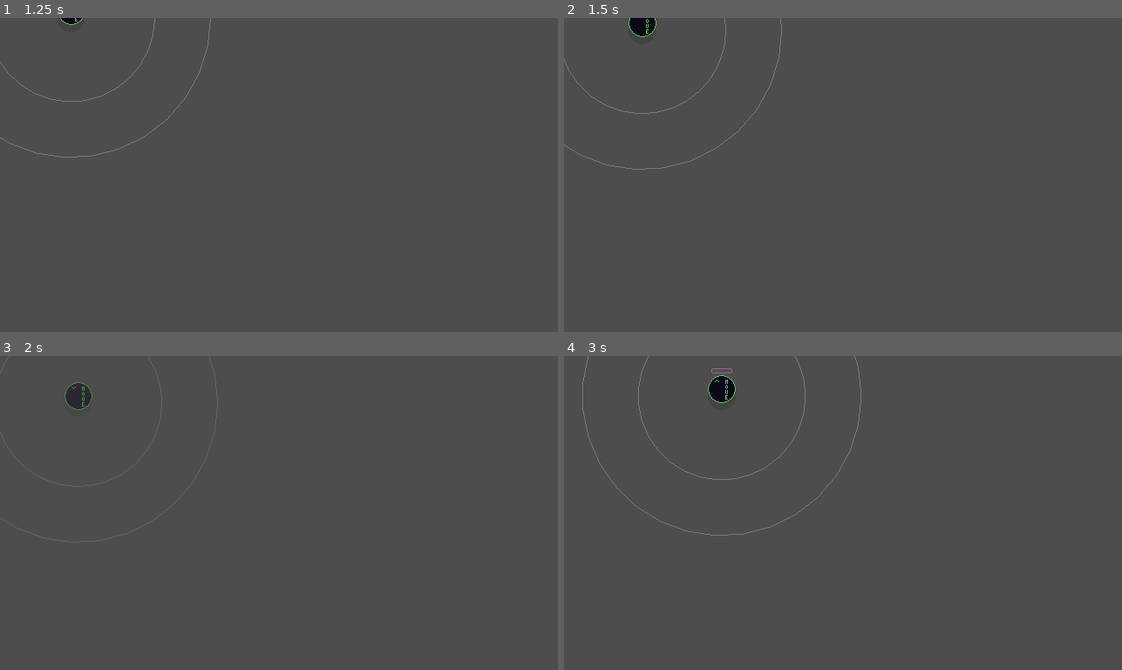
Above: before the commit, frames 1-4 (two rows, left to right).
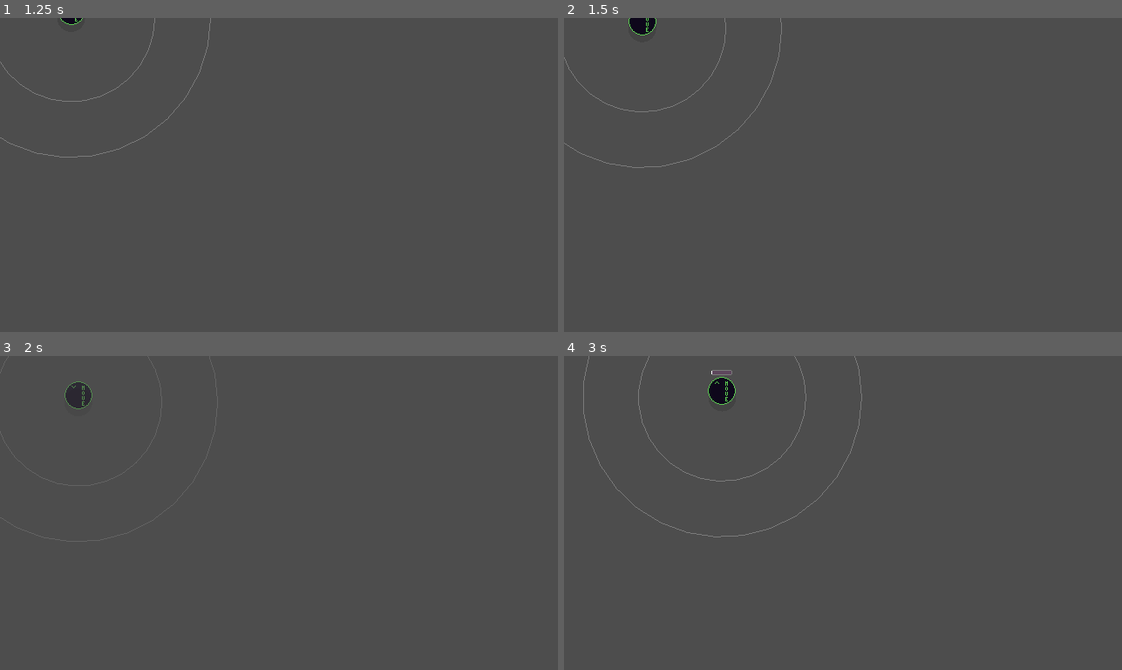
Above: after the commit, the same moments.

Repository: zibetnu/haunting-hijinx
Game: Godot game, scene res://src/player/ghost.tscn
Same seed, same stepped clock (60 frames per second), same inputs: the game is played once before the commit and once after it. This scene is started directly instead of the project's main scene.
Inputs (mouse positions are in pixels of both pictures, inside the frame that each line leads up to):
- Up to frame 1 (1.25 s): tap Enter at 0.5 s; move the mouse to (401, 159) at 0.52 s; press the mouse at (401, 159) at 0.53 s; hold D (move_right) from 0.53 s (still down)
- Up to frame 2 (1.5 s): move the mouse to (731, 190) at 1.27 s; release D (move_right) at 1.28 s; release the mouse at (731, 190) at 1.28 s; hold S (move_down) from 1.28 s (still down); right-click (731, 190) at 1.35 s
- Up to frame 3 (2 s): keep holding S (move_down)
- Up to frame 4 (3 s): move the mouse to (898, 443) at 2.02 s; release S (move_down) at 2.03 s; press the mouse at (898, 443) at 2.03 s; hold D (move_right) 2.03-2.78 s; move the mouse to (815, 575) at 2.77 s; release the mouse at (815, 575) at 2.78 s; hold W (move_up) from 2.78 s (still down); right-click (815, 575) at 2.85 s

Frame 1 is identical in both runs. In frame 2, 0.5% of the frame differs, in the area x 0-40%, y 0-49%; in frame 3, less than 0.1%; in frame 4, 0.8%, in the area x 3-54%, y 0-58%.

Commit message:
Move controllers to base player scene

Diff:
--- a/src/player/ghost.tscn
+++ b/src/player/ghost.tscn
@@ -18,12 +18,7 @@
 [ext_resource type="PackedScene" uid="uid://dxofrnlm2yidj" path="res://src/player/ability/invisible/invisible.tscn" id="9_lesqt"]
 [ext_resource type="PackedScene" uid="uid://baeocccva688n" path="res://src/player/ability/player_touched/player_touched.tscn" id="9_v7j0p"]
 [ext_resource type="PackedScene" uid="uid://b53lkv5ig8ohp" path="res://src/player/ability/condition_transition/condition/nodes_in_group/nodes_in_group.tscn" id="10_djtg3"]
-[ext_resource type="PackedScene" uid="uid://dfe7skxjkwons" path="res://src/controller/joypad/joypad.tscn" id="10_dq2x2"]
-[ext_resource type="PackedScene" uid="uid://cbv2ondm7xhnv" path="res://src/controller/synced/synced.tscn" id="12_iuly0"]
 [ext_resource type="PackedScene" uid="uid://2hyqex1r6vhj" path="res://src/player/damage_handler/standard/stunnable/stunnable.tscn" id="13_742x4"]
-[ext_resource type="PackedScene" uid="uid://w68cagofxelw" path="res://src/controller/anti_button_spam/anti_button_spam.tscn" id="15_r4ns7"]
-[ext_resource type="PackedScene" uid="uid://bee5jtcost270" path="res://src/controller/composite/composite.tscn" id="15_vo03g"]
-[ext_resource type="PackedScene" uid="uid://3hkpcs75ade2" path="res://src/controller/keyboard_and_mouse/keyboard_and_mouse.tscn" id="16_k7qd8"]
 [ext_resource type="PackedScene" uid="uid://cdk2uf7ebeu5u" path="res://src/player/state_machine/state/timed_state/panic/panic.tscn" id="17_8tcsn"]
 [ext_resource type="PackedScene" uid="uid://bet5y1i5vddfq" path="res://src/player/state_machine/state/timed_state/panic/panic_reset/panic_reset.tscn" id="18_7jfgb"]
 [ext_resource type="PackedScene" uid="uid://bgun5xps8jth7" path="res://src/player/costume/ghost_placeholder/ghost_placeholder.tscn" id="23_06kgq"]
@@ -37,19 +32,14 @@
 [sub_resource type="CircleShape2D" id="CircleShape2D_vl8u3"]
 radius = 16.0
 
-[node name="Ghost" node_paths=PackedStringArray("controller", "costume") groups=["ghosts"] instance=ExtResource("1_d2bpu")]
+[node name="Ghost" node_paths=PackedStringArray("costume") groups=["ghosts"] instance=ExtResource("1_d2bpu")]
 collision_layer = 8
 collision_mask = 3
-controller = NodePath("Controllers/Synced")
 costume = NodePath("YSort/GhostPlaceholder")
 move_speed = 92
 
 [node name="CollisionShape2D" parent="." index="1"]
 shape = SubResource("CircleShape2D_vl8u3")
-
-[node name="PeerNameLabel" parent="." index="3"]
-offset_top = -52.0
-offset_bottom = -26.0
 
 [node name="Abilities" type="Node2D" parent="." index="4"]
 
@@ -162,23 +152,7 @@
 group = "drain_areas"
 invert = true
 
-[node name="Controllers" type="Node2D" parent="." index="5"]
-
-[node name="Synced" parent="Controllers" index="0" node_paths=PackedStringArray("local_controller") instance=ExtResource("12_iuly0")]
-local_controller = NodePath("AntiButtonSpam")
-
-[node name="AntiButtonSpam" parent="Controllers/Synced" index="1" node_paths=PackedStringArray("controller") instance=ExtResource("15_r4ns7")]
-controller = NodePath("Composite")
-
-[node name="Composite" parent="Controllers/Synced/AntiButtonSpam" index="2" node_paths=PackedStringArray("controller_1", "controller_2") instance=ExtResource("15_vo03g")]
-controller_1 = NodePath("JoypadController")
-controller_2 = NodePath("KeyboardAndMouse")
-
-[node name="JoypadController" parent="Controllers/Synced/AntiButtonSpam/Composite" index="0" instance=ExtResource("10_dq2x2")]
-
-[node name="KeyboardAndMouse" parent="Controllers/Synced/AntiButtonSpam/Composite" index="1" instance=ExtResource("16_k7qd8")]
-
-[node name="DamageHandlers" type="Node" parent="." index="6"]
+[node name="DamageHandlers" type="Node" parent="." index="5"]
 
 [node name="Standard" parent="DamageHandlers" index="0" node_paths=PackedStringArray("dead_state") instance=ExtResource("5_0ir6s")]
 dead_state = NodePath("../../StateMachine/Dead")
@@ -194,7 +168,7 @@
 dead_state = NodePath("../../StateMachine/Dead")
 weak_to = 1
 
-[node name="RayCasts" type="Node2D" parent="." index="7"]
+[node name="RayCasts" type="Node2D" parent="." index="6"]
 
 [node name="RayCast2D" type="RayCast2D" parent="RayCasts" index="0"]
 target_position = Vector2(17, 0)
@@ -242,10 +216,17 @@
 target_position = Vector2(17, 0)
 collision_mask = 5
 hit_from_inside = true
+
+[node name="PeerNameLabel" parent="." index="7"]
+offset_top = -52.0
+offset_bottom = -26.0
 
 [node name="StateLabel" parent="." index="8"]
 offset_top = 16.0
 offset_bottom = 42.0
+
+[node name="Shadow" parent="." index="10" instance=ExtResource("25_vroaq")]
+radius = 16.0
 
 [node name="Idle" parent="StateMachine" index="1" node_paths=PackedStringArray("move_state", "damage_handler")]
 move_state = NodePath("../Move")
@@ -280,9 +261,6 @@
 
 [node name="Grab" parent="StateMachine" index="8" node_paths=PackedStringArray("exit_state") instance=ExtResource("25_porwh")]
 exit_state = NodePath("../Panic")
-
-[node name="Shadow" parent="." index="11" instance=ExtResource("25_vroaq")]
-radius = 16.0
 
 [node name="GhostPlaceholder" parent="YSort" index="0" instance=ExtResource("23_06kgq")]
 position = Vector2(0, -8)
--- a/src/player/hunter.tscn
+++ b/src/player/hunter.tscn
@@ -1,17 +1,12 @@
-[gd_scene load_steps=23 format=3 uid="uid://dsl4rd03hiysv"]
+[gd_scene load_steps=18 format=3 uid="uid://dsl4rd03hiysv"]
 
 [ext_resource type="PackedScene" uid="uid://bavgk282m5ngb" path="res://src/player/player.tscn" id="1_to4j3"]
-[ext_resource type="PackedScene" uid="uid://dfe7skxjkwons" path="res://src/controller/joypad/joypad.tscn" id="2_ha5kb"]
 [ext_resource type="PackedScene" uid="uid://860yylsw16sx" path="res://src/player/ability/animation_setter/animation_setter.tscn" id="2_lwjsd"]
 [ext_resource type="PackedScene" uid="uid://dyev6t6l5ykdp" path="res://src/player/ability/flashlight/flashlight.tscn" id="3_5tbkl"]
 [ext_resource type="PackedScene" uid="uid://31u5yaj3y8wu" path="res://src/player/ability/direction_setter/direction_setter.tscn" id="3_phihg"]
-[ext_resource type="PackedScene" uid="uid://cbv2ondm7xhnv" path="res://src/controller/synced/synced.tscn" id="4_cfq33"]
 [ext_resource type="PackedScene" uid="uid://c76lyvhv5uic7" path="res://src/player/damage_handler/instant_death/instant_death.tscn" id="5_6ne1d"]
-[ext_resource type="PackedScene" uid="uid://bee5jtcost270" path="res://src/controller/composite/composite.tscn" id="6_b6ftt"]
 [ext_resource type="PackedScene" uid="uid://c83xurnfijlnw" path="res://src/player/ability/invulnerable/invulnerable.tscn" id="6_fd4p3"]
 [ext_resource type="PackedScene" uid="uid://skggbcfxrt3w" path="res://src/player/ability/revivable/revivable.tscn" id="6_x7j0x"]
-[ext_resource type="PackedScene" uid="uid://3hkpcs75ade2" path="res://src/controller/keyboard_and_mouse/keyboard_and_mouse.tscn" id="7_178cm"]
-[ext_resource type="PackedScene" uid="uid://w68cagofxelw" path="res://src/controller/anti_button_spam/anti_button_spam.tscn" id="8_680v8"]
 [ext_resource type="PackedScene" uid="uid://2btutei2ijcx" path="res://src/player/ability/aura_sense/aura_sense.tscn" id="10_y8xbh"]
 [ext_resource type="PackedScene" uid="uid://by4phnj1wlefr" path="res://src/player/state_machine/exit_trigger/exit_trigger.tscn" id="12_0llgs"]
 [ext_resource type="PackedScene" uid="uid://myko8836tn6o" path="res://src/rotation_to_vector/rotation_to_vector.tscn" id="12_tg1e4"]
@@ -23,10 +18,9 @@
 [ext_resource type="PackedScene" uid="uid://d12pvd5crkjdc" path="res://src/player/notification/battery_dead/battery_dead.tscn" id="21_85b84"]
 [ext_resource type="PackedScene" uid="uid://dk7au4to2006x" path="res://src/player/notification/battery_low/battery_low.tscn" id="22_g4cek"]
 
-[node name="Hunter" node_paths=PackedStringArray("controller", "costume") groups=["hunters"] instance=ExtResource("1_to4j3")]
+[node name="Hunter" node_paths=PackedStringArray("costume") groups=["hunters"] instance=ExtResource("1_to4j3")]
 collision_layer = 4
 collision_mask = 23
-controller = NodePath("Controllers/Synced")
 costume = NodePath("YSort/HunterPlaceholder")
 
 [node name="Abilities" type="Node2D" parent="." index="4"]
@@ -70,23 +64,7 @@
 player = NodePath("../..")
 states = [NodePath("../../StateMachine/Dead")]
 
-[node name="Controllers" type="Node2D" parent="." index="5"]
-
-[node name="Synced" parent="Controllers" index="0" node_paths=PackedStringArray("local_controller") instance=ExtResource("4_cfq33")]
-local_controller = NodePath("AntiButtonSpam")
-
-[node name="AntiButtonSpam" parent="Controllers/Synced" index="0" node_paths=PackedStringArray("controller") instance=ExtResource("8_680v8")]
-controller = NodePath("Composite")
-
-[node name="Composite" parent="Controllers/Synced/AntiButtonSpam" index="2" node_paths=PackedStringArray("controller_1", "controller_2") instance=ExtResource("6_b6ftt")]
-controller_1 = NodePath("JoypadController")
-controller_2 = NodePath("KeyboardAndMouse")
-
-[node name="JoypadController" parent="Controllers/Synced/AntiButtonSpam/Composite" index="0" instance=ExtResource("2_ha5kb")]
-
-[node name="KeyboardAndMouse" parent="Controllers/Synced/AntiButtonSpam/Composite" index="1" instance=ExtResource("7_178cm")]
-
-[node name="DamageHandlers" type="Node" parent="." index="6"]
+[node name="DamageHandlers" type="Node" parent="." index="5"]
 
 [node name="InstantDeath" parent="DamageHandlers" index="0" node_paths=PackedStringArray("dead_state") instance=ExtResource("5_6ne1d")]
 dead_state = NodePath("../../StateMachine/Dead")
--- a/src/player/player.tscn
+++ b/src/player/player.tscn
@@ -8,6 +8,11 @@
 [ext_resource type="PackedScene" uid="uid://begje6fek7jf4" path="res://src/player/state_machine/state/idle/idle.tscn" id="6_1tjkj"]
 [ext_resource type="PackedScene" uid="uid://sl14guycomx6" path="res://src/player/state_machine/state/move/move.tscn" id="6_o4bwf"]
 [ext_resource type="PackedScene" uid="uid://dfqrvpndkixey" path="res://src/player/state_machine/state_label/state_label.tscn" id="7_drloo"]
+[ext_resource type="PackedScene" uid="uid://cbv2ondm7xhnv" path="res://src/controller/synced/synced.tscn" id="9_f6unb"]
+[ext_resource type="PackedScene" uid="uid://w68cagofxelw" path="res://src/controller/anti_button_spam/anti_button_spam.tscn" id="10_c0syx"]
+[ext_resource type="PackedScene" uid="uid://bee5jtcost270" path="res://src/controller/composite/composite.tscn" id="11_f5gsk"]
+[ext_resource type="PackedScene" uid="uid://dfe7skxjkwons" path="res://src/controller/joypad/joypad.tscn" id="12_7w4qs"]
+[ext_resource type="PackedScene" uid="uid://3hkpcs75ade2" path="res://src/controller/keyboard_and_mouse/keyboard_and_mouse.tscn" id="13_prrkg"]
 
 [sub_resource type="CircleShape2D" id="CircleShape2D_b6far"]
 radius = 8.0
@@ -30,11 +35,12 @@
 properties/3/sync = false
 properties/3/watch = true
 
-[node name="Player" type="CharacterBody2D" node_paths=PackedStringArray("modifier_manager", "state_machine") groups=["cutscene_sync", "players"]]
+[node name="Player" type="CharacterBody2D" node_paths=PackedStringArray("controller", "modifier_manager", "state_machine") groups=["cutscene_sync", "players"]]
 collision_layer = 0
 collision_mask = 7
 motion_mode = 1
 script = ExtResource("1_6v2a1")
+controller = NodePath("Controllers/Synced")
 modifier_manager = NodePath("ModifierManager")
 state_machine = NodePath("StateMachine")
 
@@ -50,6 +56,22 @@
 position = Vector2(2.38419e-07, -8.9407e-08)
 scale = Vector2(0.99, 0.99)
 shape = SubResource("CircleShape2D_b6far")
+
+[node name="Controllers" type="Node2D" parent="."]
+
+[node name="Synced" parent="Controllers" node_paths=PackedStringArray("local_controller") instance=ExtResource("9_f6unb")]
+local_controller = NodePath("AntiButtonSpam")
+
+[node name="AntiButtonSpam" parent="Controllers/Synced" node_paths=PackedStringArray("controller") instance=ExtResource("10_c0syx")]
+controller = NodePath("Composite")
+
+[node name="Composite" parent="Controllers/Synced/AntiButtonSpam" node_paths=PackedStringArray("controller_1", "controller_2") instance=ExtResource("11_f5gsk")]
+controller_1 = NodePath("JoypadController")
+controller_2 = NodePath("KeyboardAndMouse")
+
+[node name="JoypadController" parent="Controllers/Synced/AntiButtonSpam/Composite" instance=ExtResource("12_7w4qs")]
+
+[node name="KeyboardAndMouse" parent="Controllers/Synced/AntiButtonSpam/Composite" instance=ExtResource("13_prrkg")]
 
 [node name="MultiplayerSynchronizer" type="MultiplayerSynchronizer" parent="."]
 replication_interval = 1.0
Not shown: 1 places in src/player/ghost.tscn that only renumber resources
Not shown: 1 places in src/player/player.tscn that only renumber resources
